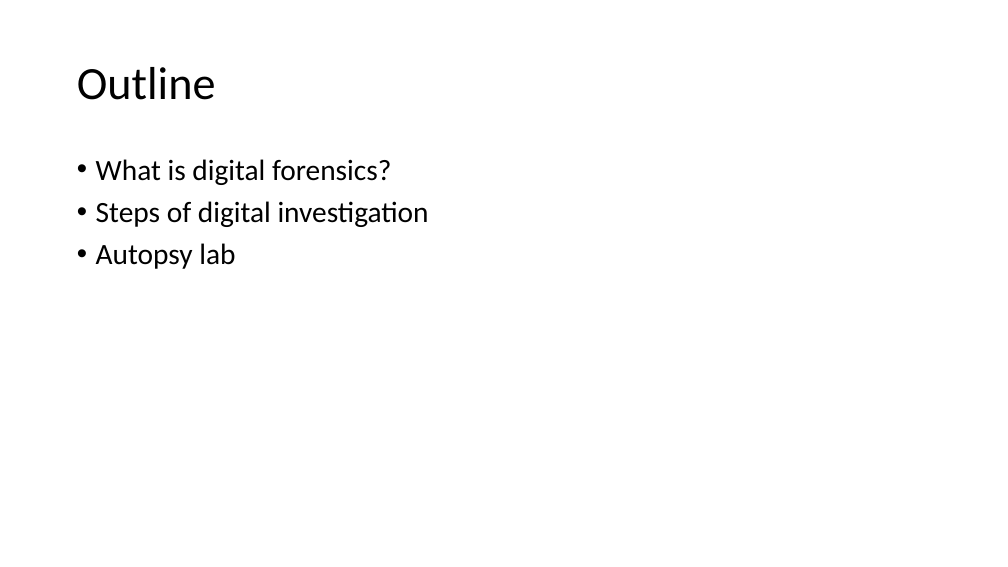
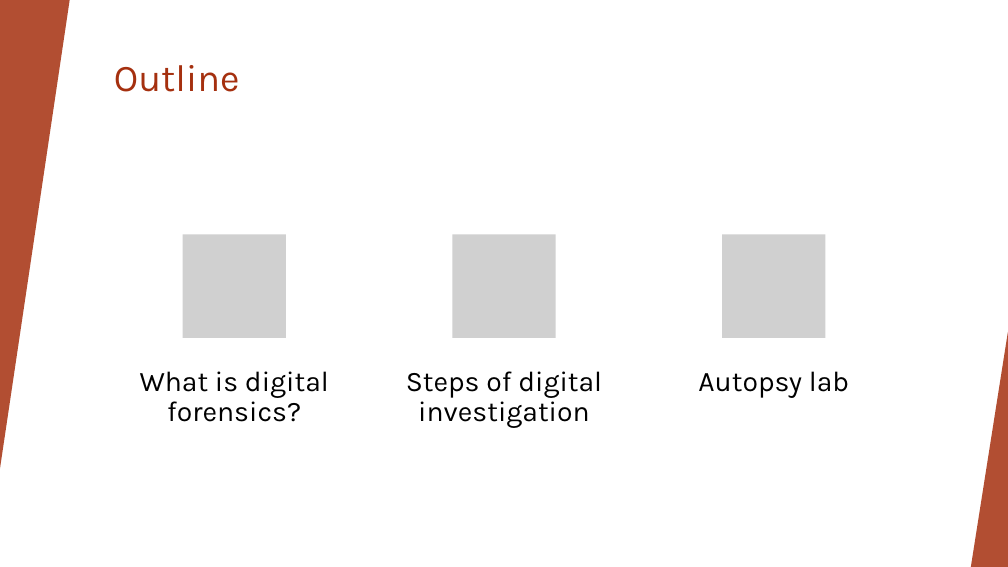
Before and after one commit to sajinshivdas/Digital-Forensics-Lab, a slide deck: slide 2 of Basic_Computer_Skills_for_Forensics/5_Introduction_to_digital_forensics.pptx. Drawn at 1008x567 pixels with LibreOffice and Linux fonts; fonts in the diff are those of the drawing; grey boxes stand for pictures; background and template pictures are left out. Boxes give left, top, right and bottom in pixels: in the first picture for what was removed or moved away, otherwise in the second. Text is boxed around its words. In the diff, an @@ line names an element or a change of style, - is before the commit and + after.

Commit message:
update
Digital forensics

```diff
--- a/Basic_Computer_Skills_for_Forensics/5_Introduction_to_digital_forensics.pptx
+++ b/Basic_Computer_Skills_for_Forensics/5_Introduction_to_digital_forensics.pptx
@@ rectangle added at box(0, 0, 1008, 567), fill #FFFFFF @@
@@ triangle added at box(0, 0, 70, 469), fill #A5300F at 85% opacity @@
@@ title "Outline": place and size @@
-title "Outline" at box(77, 67, 216, 100)
+title "Outline" at box(114, 65, 239, 92)
@@ title "Outline" at box(114, 65, 239, 92): size 44 to 36 pt, font Calibri to Karla, text colour #000000 to #A5300F; line spacing 0.9 to 1; vertical alignment middle to top @@
@@ text removed at box(96, 159, 429, 269) @@
-• What is digital forensics?
-• Steps of digital investigation
-• Autopsy lab
@@ group added at box(0, 0, 1008, 567): 5 freeform shapes, 3 triangles, 2 lines @@
@@ triangle added at box(971, 332, 1008, 567), fill #A5300F at 85% opacity @@
@@ group added at box(140, 234, 849, 428): 3 pictures, 3 texts @@
+What is digital forensics?
+Steps of digital investigation
+Autopsy lab
```
Also in this commit, not shown: 32 other slides changed.
